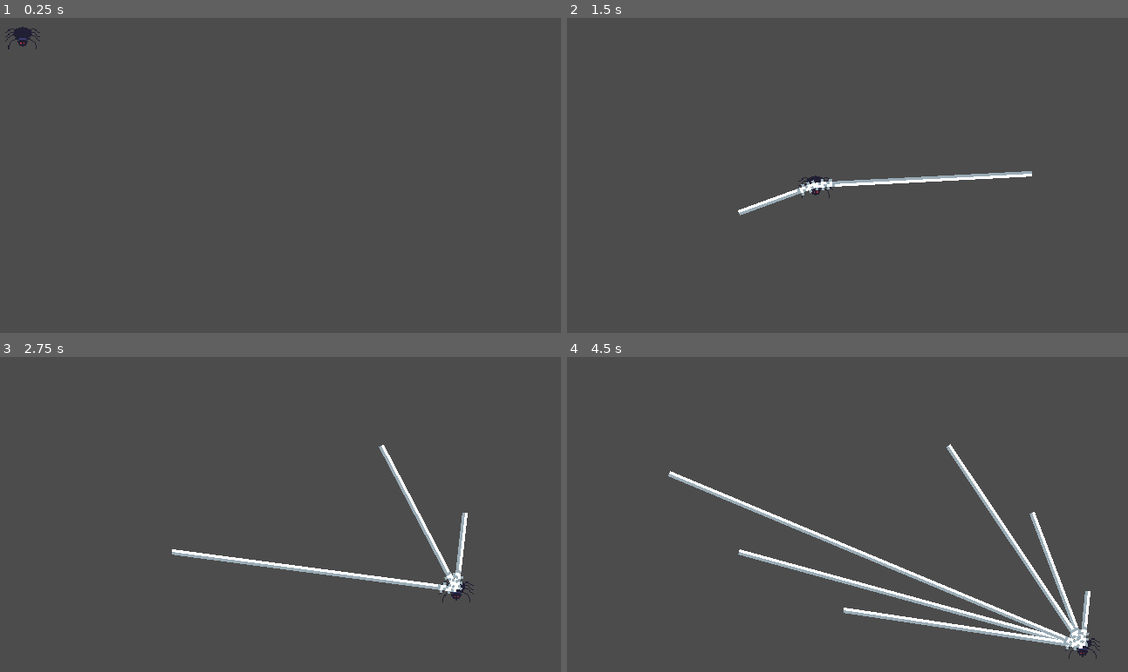
Above: before the commit, frames 1-4 (two rows, left to right).
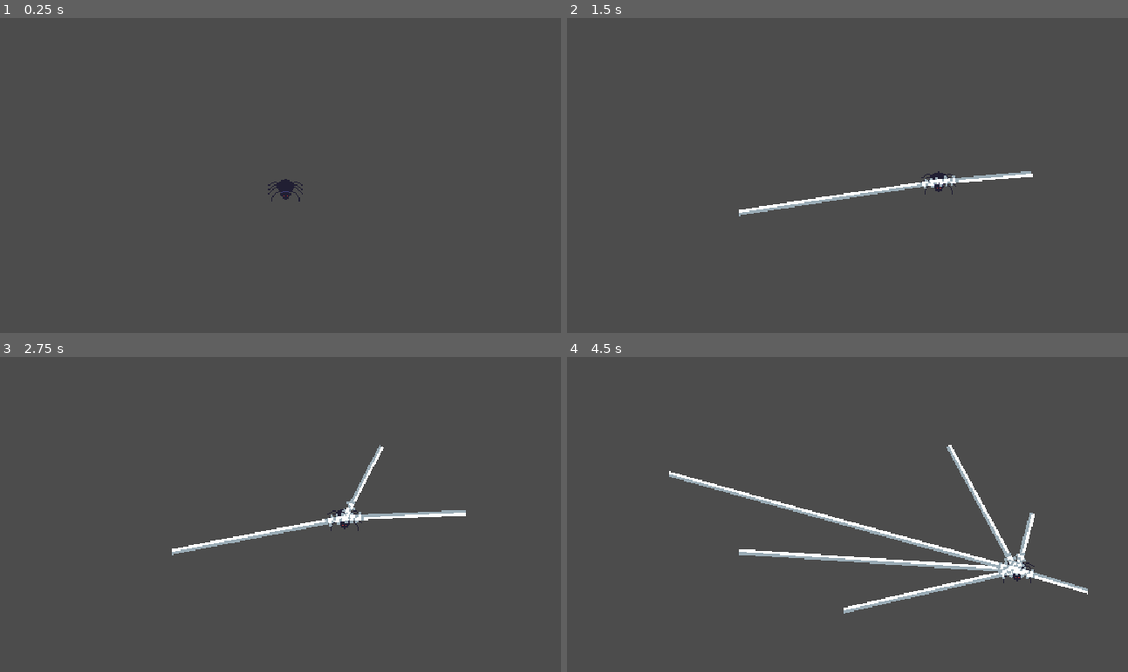
Above: after the commit, the same moments.

Repository: Heckin-Doggo/gmtk-game
Game: Godot game, scene res://levels/TestLevel.tscn
The game is run twice, just before and just after one commit, with the same random seed, the same clock (stepped at 60 frames per second) and the same inputs.
Inputs (mouse positions are in pixels of both pictures, inside the frame that each line leads up to):
- Up to frame 1 (0.25 s): no input
- Up to frame 2 (1.5 s): move the mouse to (1032, 172) at 0.52 s; click (1032, 172) at 0.67 s; move the mouse to (740, 213) at 1.27 s; click (740, 213) at 1.42 s
- Up to frame 3 (2.75 s): move the mouse to (381, 445) at 2.02 s; click (381, 445) at 2.17 s
- Up to frame 4 (4.5 s): move the mouse to (841, 609) at 2.77 s; click (841, 609) at 2.92 s; move the mouse to (1088, 590) at 3.52 s; click (1088, 590) at 3.67 s; move the mouse to (667, 473) at 4.27 s; click (667, 473) at 4.42 s

The runs differ from the first frame. In frame 1, 0.4% of the frame differs, in the area x 0-54%, y 2-59%; in frame 2, 1.6%; in frame 3, 2.9%; in frame 4, 7.2%, in the area x 18-96%, y 27-96%.

Commit message:
dampening

Diff:
--- a/game/Player.gd
+++ b/game/Player.gd
@@ -3,6 +3,8 @@
 var Web = preload("res://scenes/Webshot.tscn")
 #the directions of the strings
 var webhooks = []
+
+export var DAMP = 0.9
 
 func _physics_process(delta):
 	var velocity = Vector2.ZERO
@@ -13,7 +15,7 @@
 		var hook_point = webhook.points[1]
 		var pull = hook_point - position
 		#adds that vector to the velocity
-		velocity = velocity + pull
+		velocity = velocity + pull * DAMP
 
 	set_applied_force(velocity)
 
--- a/game/levels/TestLevel.tscn
+++ b/game/levels/TestLevel.tscn
@@ -5,5 +5,4 @@
 [node name="TestLevel" type="Node2D"]
 
 [node name="Player" parent="." instance=ExtResource( 1 )]
-position = Vector2( 55, 33 )
-linear_damp = 0.25
+position = Vector2( 296, 176 )
--- a/game/project.godot
+++ b/game/project.godot
@@ -24,7 +24,7 @@
 window/size/width=1280
 window/size/height=720
 window/size/resizable=false
-window/stretch/mode="2d"
+window/stretch/mode="viewport"
 window/stretch/aspect="keep"
 window/stretch/shrink=2.0
 
@@ -53,4 +53,5 @@
 
 [rendering]
 
+quality/2d/use_pixel_snap=true
 environment/default_environment="res://default_env.tres"
--- a/game/scenes/Player.tscn
+++ b/game/scenes/Player.tscn
@@ -8,6 +8,7 @@
 height = 17.4203
 
 [node name="Player" type="RigidBody2D"]
+gravity_scale = 0.0
 script = ExtResource( 1 )
 
 [node name="Sprite" type="Sprite" parent="."]
